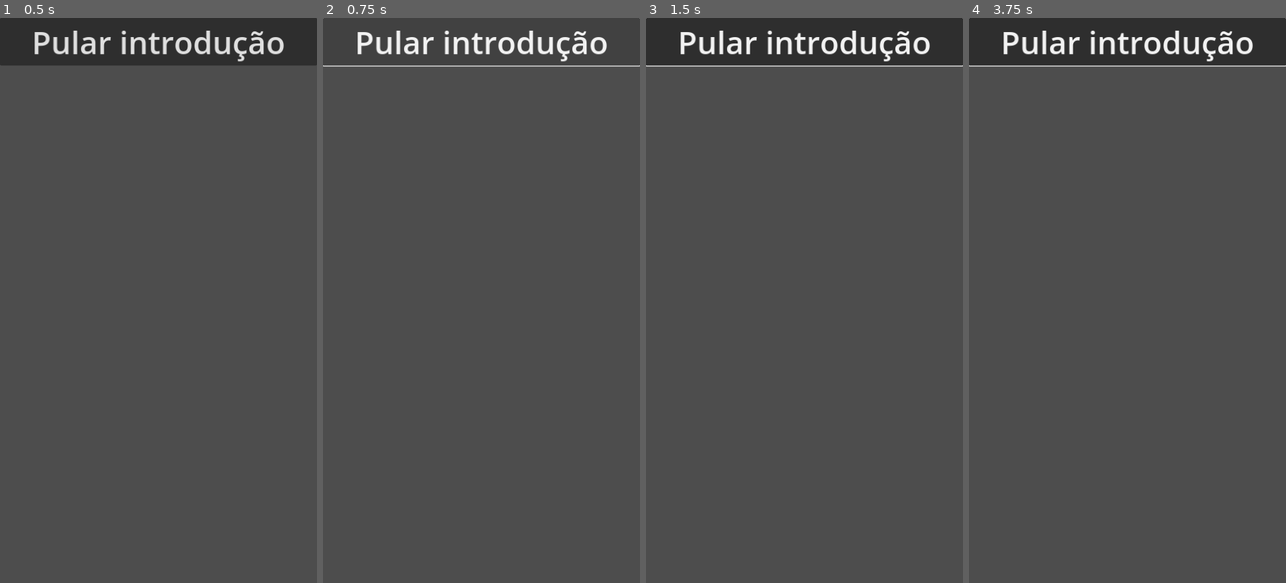
Above: before the commit, frames 1-4 (left to right).
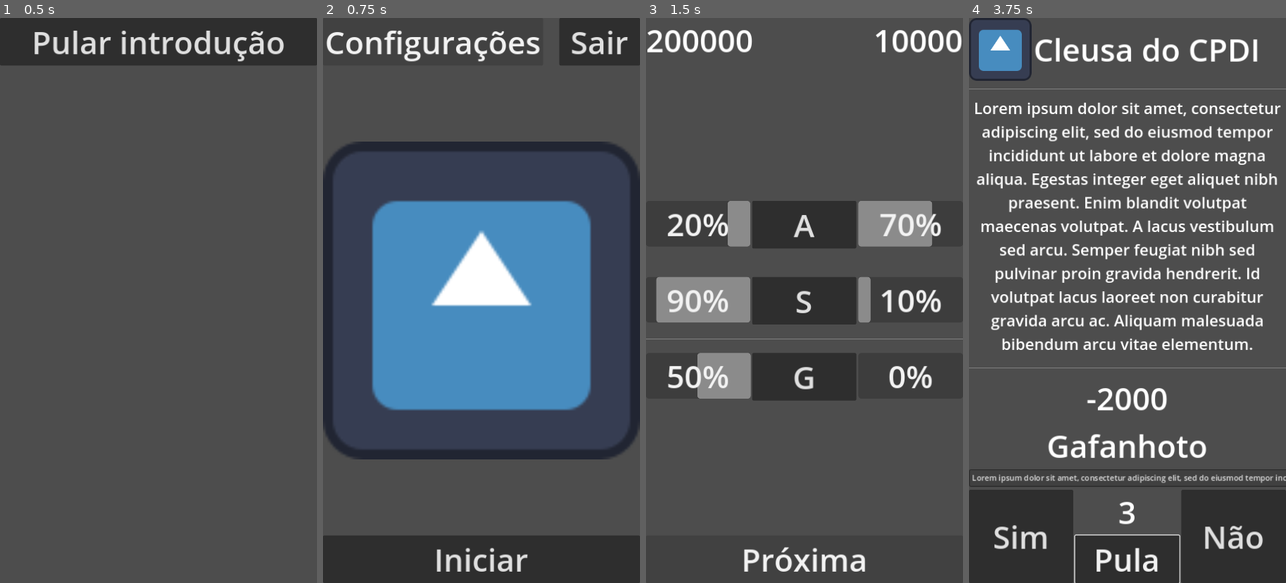
Above: after the commit, the same moments.

Repository: lu1z/hackathon_cpdi
Game: Godot game, scene res://scenes/pages/introduction_page.tscn
Same seed, same stepped clock (60 frames per second), same inputs: the game is played once before the commit and once after it. The engine's default icon, where the game draws it, is replaced by a stand-in: a white triangle on a blue panel in a dark square.
Inputs (mouse positions are in pixels of both pictures, inside the frame that each line leads up to):
- Up to frame 1 (0.5 s): no input
- Up to frame 2 (0.75 s): click "Pular introdução" at 0.5 s
- Up to frame 3 (1.5 s): click (804, 560) at 1.25 s, where only the run after the commit has a clickable "Iniciar"
- Up to frame 4 (3.75 s): click (1127, 560) at 2 s, where only the run after the commit has a clickable "Próxima"; click "Pular introdução" (after the commit: "Pula") at 2.75 s; click (1127, 447) at 3.5 s, where only the run after the commit has a clickable "Gafanhoto"

Frame 1 is identical in both runs. In frame 2, 43% of the frame differs, in the area x 0-100%, y 0-100%; in frame 3, 25%; in frame 4, 34%.

Commit message:
Connecting scenes to button clicks

Diff:
--- a/scenes/pages/consequence_page.tscn
+++ b/scenes/pages/consequence_page.tscn
@@ -1,6 +1,20 @@
-[gd_scene load_steps=2 format=3 uid="uid://b45yvtmwg3bkc"]
+[gd_scene load_steps=3 format=3 uid="uid://b45yvtmwg3bkc"]
 
 [ext_resource type="PackedScene" uid="uid://1ksvp8qt07tk" path="res://scenes/components/character_component.tscn" id="1_nyy2w"]
+
+[sub_resource type="GDScript" id="GDScript_q28hg"]
+script/source = "extends Control
+
+
+# Called when the node enters the scene tree for the first time.
+func _ready():
+	pass # Replace with function body.
+
+
+# Called every frame. 'delta' is the elapsed time since the previous frame.
+func _process(delta):
+	pass
+"
 
 [node name="ConsequencePage" type="Control"]
 layout_mode = 3
@@ -9,6 +23,7 @@
 anchor_bottom = 1.0
 grow_horizontal = 2
 grow_vertical = 2
+script = SubResource("GDScript_q28hg")
 
 [node name="Consequences" type="VBoxContainer" parent="."]
 layout_mode = 1
--- a/scenes/pages/introduction_page.tscn
+++ b/scenes/pages/introduction_page.tscn
@@ -1,4 +1,26 @@
-[gd_scene format=3 uid="uid://csf7sk2baskw5"]
+[gd_scene load_steps=3 format=3 uid="uid://csf7sk2baskw5"]
+
+[ext_resource type="PackedScene" uid="uid://bj7jmudfnx6ur" path="res://scenes/pages/start_page.tscn" id="1_ashxs"]
+
+[sub_resource type="GDScript" id="GDScript_a1hgi"]
+script/source = "extends Control
+
+
+@export var start_scene: PackedScene
+
+# Called when the node enters the scene tree for the first time.
+func _ready():
+	pass # Replace with function body.
+
+
+# Called every frame. 'delta' is the elapsed time since the previous frame.
+func _process(delta):
+	pass
+
+
+func _on_button_skip_pressed():
+	get_tree().change_scene_to_packed(start_scene)
+"
 
 [node name="IntroductionPage" type="Control"]
 layout_mode = 3
@@ -7,6 +29,8 @@
 anchor_bottom = 1.0
 grow_horizontal = 2
 grow_vertical = 2
+script = SubResource("GDScript_a1hgi")
+start_scene = ExtResource("1_ashxs")
 
 [node name="ButtonSkip" type="Button" parent="."]
 layout_mode = 1
@@ -27,3 +51,5 @@
 offset_bottom = 64.0
 grow_horizontal = 2
 grow_vertical = 2
+
+[connection signal="pressed" from="ButtonSkip" to="." method="_on_button_skip_pressed" flags=7]
--- a/scenes/pages/score_page.tscn
+++ b/scenes/pages/score_page.tscn
@@ -1,14 +1,37 @@
-[gd_scene load_steps=2 format=3 uid="uid://dcp0vwja1powp"]
+[gd_scene load_steps=3 format=3 uid="uid://dcp0vwja1powp"]
 
 [ext_resource type="PackedScene" uid="uid://bfby6m5hn7km7" path="res://scenes/components/e_s_g_component.tscn" id="1_ulsed"]
 
-[node name="MainPage" type="Control"]
+[sub_resource type="GDScript" id="GDScript_gr2gb"]
+script/source = "extends Control
+
+
+# Called when the node enters the scene tree for the first time.
+func _ready():
+	$ResourcesGroup/MoneyLabel.text = str(ScoreManager.money)
+	$ResourcesGroup/RevenueLabel.text = str(ScoreManager.revenue)
+
+# Called every frame. 'delta' is the elapsed time since the previous frame.
+func _process(delta):
+	pass
+
+
+func _on_button_next_pressed():
+	get_tree().change_scene_to_file(\"res://scenes/pages/question_page.tscn\")
+
+
+func _on_esg_button_pressed(group: ESG.ESG_GROUPS):
+	get_tree().change_scene_to_file(\"res://scenes/pages/topics_page.tscn\")
+"
+
+[node name="ScorePage" type="Control"]
 layout_mode = 3
 anchors_preset = 15
 anchor_right = 1.0
 anchor_bottom = 1.0
 grow_horizontal = 2
 grow_vertical = 2
+script = SubResource("GDScript_gr2gb")
 
 [node name="ResourcesGroup" type="HBoxContainer" parent="."]
 layout_mode = 1
@@ -93,6 +116,11 @@
 theme_override_font_sizes/font_size = 64
 text = "Próxima"
 
+[connection signal="pressed" from="ESGGroup/EnviromentGroup/ESGButton" to="." method="_on_esg_button_pressed" flags=7 binds= [1]]
+[connection signal="pressed" from="ESGGroup/SocialGroup/ESGButton" to="." method="_on_esg_button_pressed" flags=7 binds= [2]]
+[connection signal="pressed" from="ESGGroup/GovernanceGroup/ESGButton" to="." method="_on_esg_button_pressed" flags=7 binds= [3]]
+[connection signal="pressed" from="ButtonNext" to="." method="_on_button_next_pressed" flags=7]
+
 [editable path="ESGGroup/EnviromentGroup"]
 [editable path="ESGGroup/SocialGroup"]
 [editable path="ESGGroup/GovernanceGroup"]
--- a/scenes/pages/settings_page.tscn
+++ b/scenes/pages/settings_page.tscn
@@ -1,4 +1,22 @@
-[gd_scene format=3 uid="uid://dnjvy702y1op"]
+[gd_scene load_steps=2 format=3 uid="uid://dnjvy702y1op"]
+
+[sub_resource type="GDScript" id="GDScript_n5l8v"]
+script/source = "extends Control
+
+
+# Called when the node enters the scene tree for the first time.
+func _ready():
+	pass # Replace with function body.
+
+
+# Called every frame. 'delta' is the elapsed time since the previous frame.
+func _process(delta):
+	pass
+
+
+func _on_button_back_pressed():
+	get_tree().change_scene_to_file(\"res://scenes/pages/start_page.tscn\")
+"
 
 [node name="SettingsPage" type="Control"]
 layout_mode = 3
@@ -7,6 +25,7 @@
 anchor_bottom = 1.0
 grow_horizontal = 2
 grow_vertical = 2
+script = SubResource("GDScript_n5l8v")
 
 [node name="Settings" type="VBoxContainer" parent="."]
 layout_mode = 1
@@ -38,3 +57,5 @@
 grow_vertical = 0
 theme_override_font_sizes/font_size = 64
 text = "Voltar"
+
+[connection signal="pressed" from="ButtonBack" to="." method="_on_button_back_pressed" flags=7]
--- a/scenes/pages/start_page.tscn
+++ b/scenes/pages/start_page.tscn
@@ -1,6 +1,32 @@
-[gd_scene load_steps=2 format=3 uid="uid://bj7jmudfnx6ur"]
+[gd_scene load_steps=3 format=3 uid="uid://bj7jmudfnx6ur"]
 
 [ext_resource type="Texture2D" uid="uid://wi5ucbkec3py" path="res://assets/icon.svg" id="1_h1i0x"]
+
+[sub_resource type="GDScript" id="GDScript_y2014"]
+script/source = "extends Control
+
+
+# Called when the node enters the scene tree for the first time.
+func _ready():
+	pass # Replace with function body.
+
+
+# Called every frame. 'delta' is the elapsed time since the previous frame.
+func _process(delta):
+	pass
+
+
+func _on_button_start_pressed():
+	get_tree().change_scene_to_file(\"res://scenes/pages/score_page.tscn\")
+
+
+func _on_button_exit_pressed():
+	get_tree().quit()
+
+
+func _on_button_settings_pressed():
+	get_tree().change_scene_to_file(\"res://scenes/pages/settings_page.tscn\")
+"
 
 [node name="StartPage" type="Control"]
 layout_mode = 3
@@ -9,6 +35,7 @@
 anchor_bottom = 1.0
 grow_horizontal = 2
 grow_vertical = 2
+script = SubResource("GDScript_y2014")
 
 [node name="Controls" type="HBoxContainer" parent="."]
 layout_mode = 1
@@ -55,3 +82,7 @@
 grow_vertical = 0
 theme_override_font_sizes/font_size = 64
 text = "Iniciar"
+
+[connection signal="pressed" from="Controls/ButtonSettings" to="." method="_on_button_settings_pressed" flags=7]
+[connection signal="pressed" from="Controls/ButtonExit" to="." method="_on_button_exit_pressed" flags=7]
+[connection signal="pressed" from="ButtonStart" to="." method="_on_button_start_pressed" flags=7]
--- a/scenes/pages/topics_page.tscn
+++ b/scenes/pages/topics_page.tscn
@@ -1,4 +1,18 @@
-[gd_scene format=3 uid="uid://cx5t2048q14qi"]
+[gd_scene load_steps=2 format=3 uid="uid://cx5t2048q14qi"]
+
+[sub_resource type="GDScript" id="GDScript_e7rrv"]
+script/source = "extends Control
+
+
+# Called when the node enters the scene tree for the first time.
+func _ready():
+	pass # Replace with function body.
+
+
+# Called every frame. 'delta' is the elapsed time since the previous frame.
+func _process(delta):
+	pass
+"
 
 [node name="TopicsPage" type="Control"]
 layout_mode = 3
@@ -7,6 +21,7 @@
 anchor_bottom = 1.0
 grow_horizontal = 2
 grow_vertical = 2
+script = SubResource("GDScript_e7rrv")
 
 [node name="LabelTitle" type="Label" parent="."]
 layout_mode = 1
@@ -29,20 +44,23 @@
 grow_horizontal = 2
 grow_vertical = 2
 
-[node name="LabelTopic1" type="Label" parent="Topics"]
+[node name="LabelTopic1" type="LinkButton" parent="Topics"]
 layout_mode = 2
+size_flags_horizontal = 4
 theme_override_font_sizes/font_size = 32
 text = "Topic1: 25"
-horizontal_alignment = 1
+underline = 2
 
 [node name="LabelTopic2" type="Label" parent="Topics"]
 layout_mode = 2
+size_flags_horizontal = 4
 theme_override_font_sizes/font_size = 32
 text = "Topic2: 25"
 horizontal_alignment = 1
 
 [node name="LabelTopic3" type="Label" parent="Topics"]
 layout_mode = 2
+size_flags_horizontal = 4
 theme_override_font_sizes/font_size = 32
 text = "Topic3: 25"
 horizontal_alignment = 1
--- a/scripts/game_manager.gd
+++ b/scripts/game_manager.gd
@@ -13,7 +13,7 @@
 
 
 # Called every frame. 'delta' is the elapsed time since the previous frame.
-func _process(delta):
+func _process(_delta):
 	pass
 
 
@@ -85,7 +85,6 @@
 	ScoreManager.apply_scores(QuestionManager.current.esg.esg, ESG.no_group)
 	post_turn()
 
-
 # connect to yes button
 func _on_botao_pergunta_sim_pressed():
 	ScoreManager.apply_cost(QuestionManager.current.cost)
Not shown, changed: README.md
